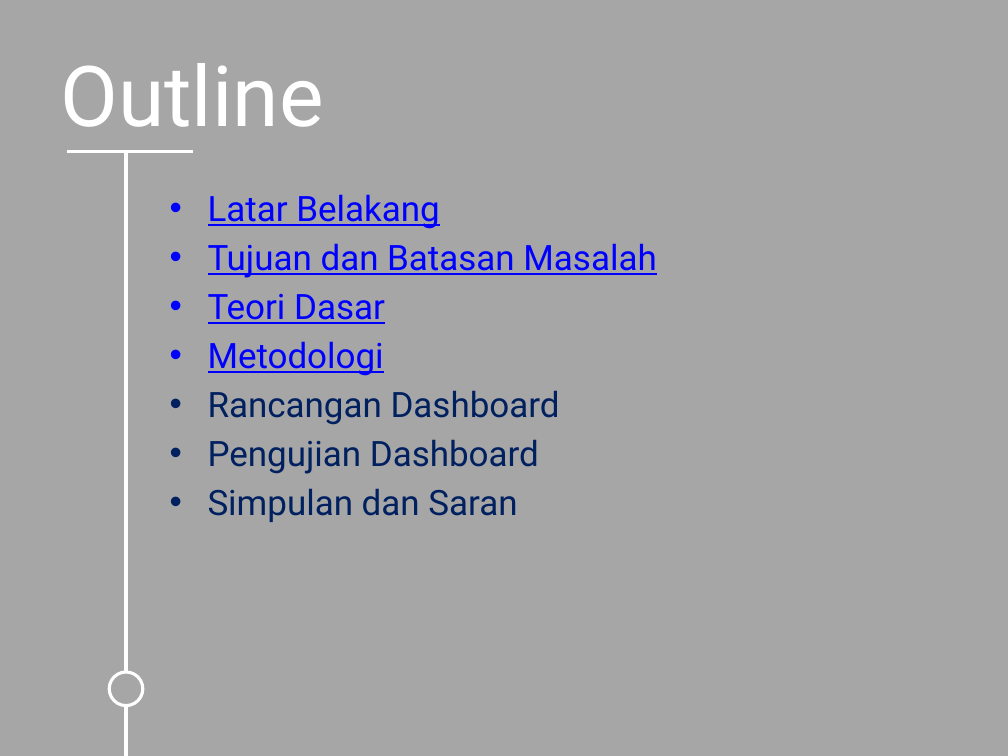
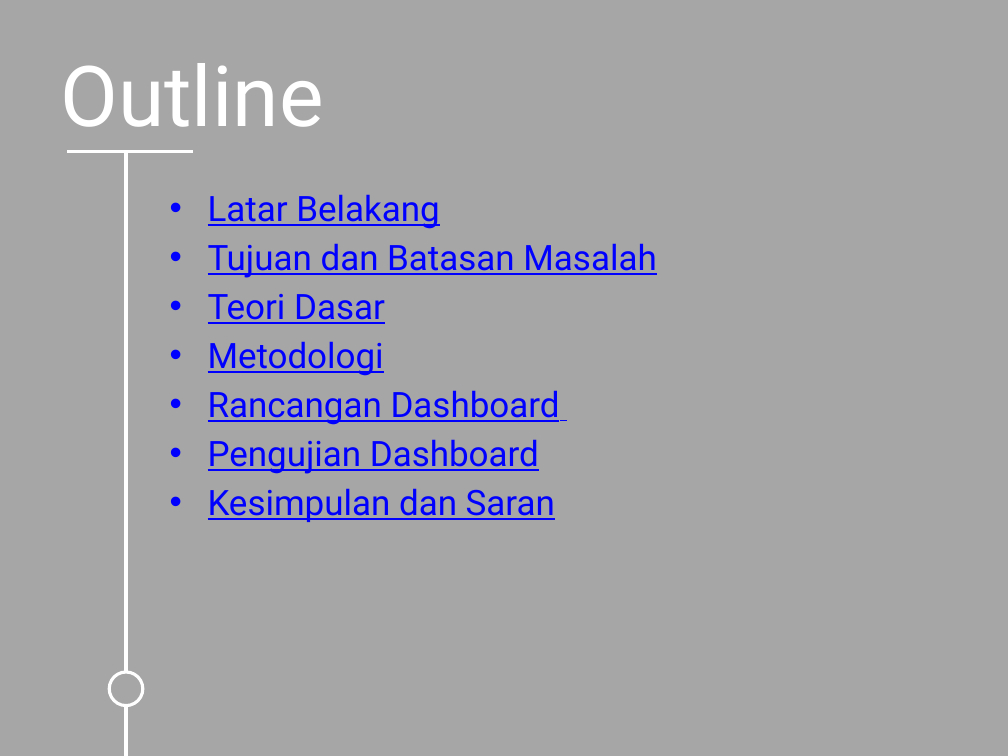
Before and after one commit to emfatoni/dashboard_pestle, a slide deck: slide 2 of dokumen/Slide Sidang.pptx. Drawn at 1008x756 pixels with LibreOffice and Linux fonts; fonts in the diff are those of the drawing. Boxes give left, top, right and bottom in pixels: in the first picture for what was removed or moved away, otherwise in the second. Text is boxed around its words. In the diff, an @@ line names an element or a change of style, - is before the commit and + after.

```diff
--- a/dokumen/Slide Sidang.pptx
+++ b/dokumen/Slide Sidang.pptx
@@ text at bbox=[208, 390, 560, 474]: text colour #002060 to #0000FF, underline on in "Rancangan Dashboard", "Pengujian Dashboard" @@
@@ text at bbox=[208, 488, 555, 522]: text changed; text colour #002060 to #0000FF @@
-• Simpulan dan Saran
+• Kesimpulan dan Saran
```
Also in this commit, not shown: 2 other slides changed, 1 slide added, 1 slide removed.
